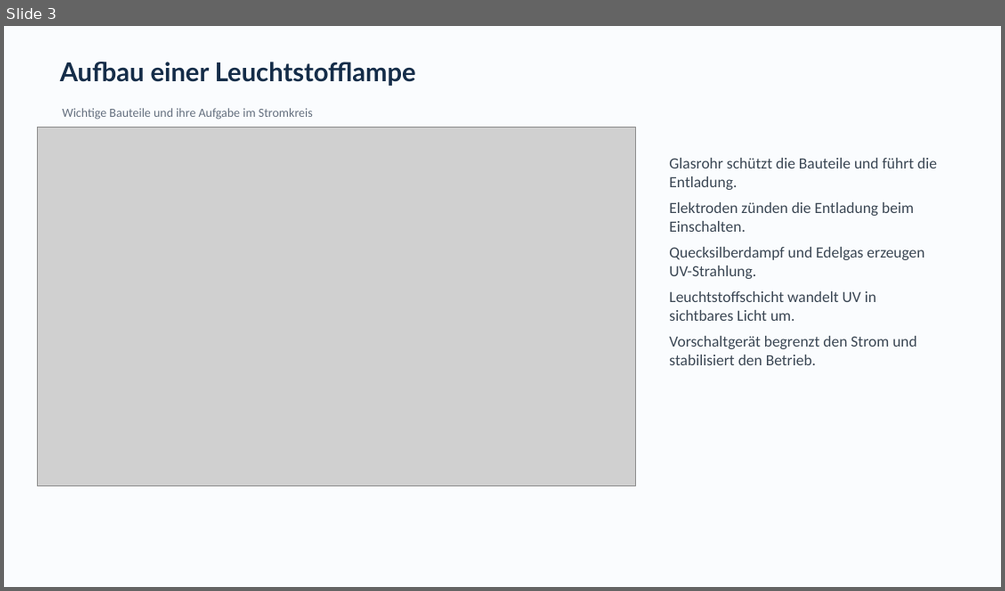
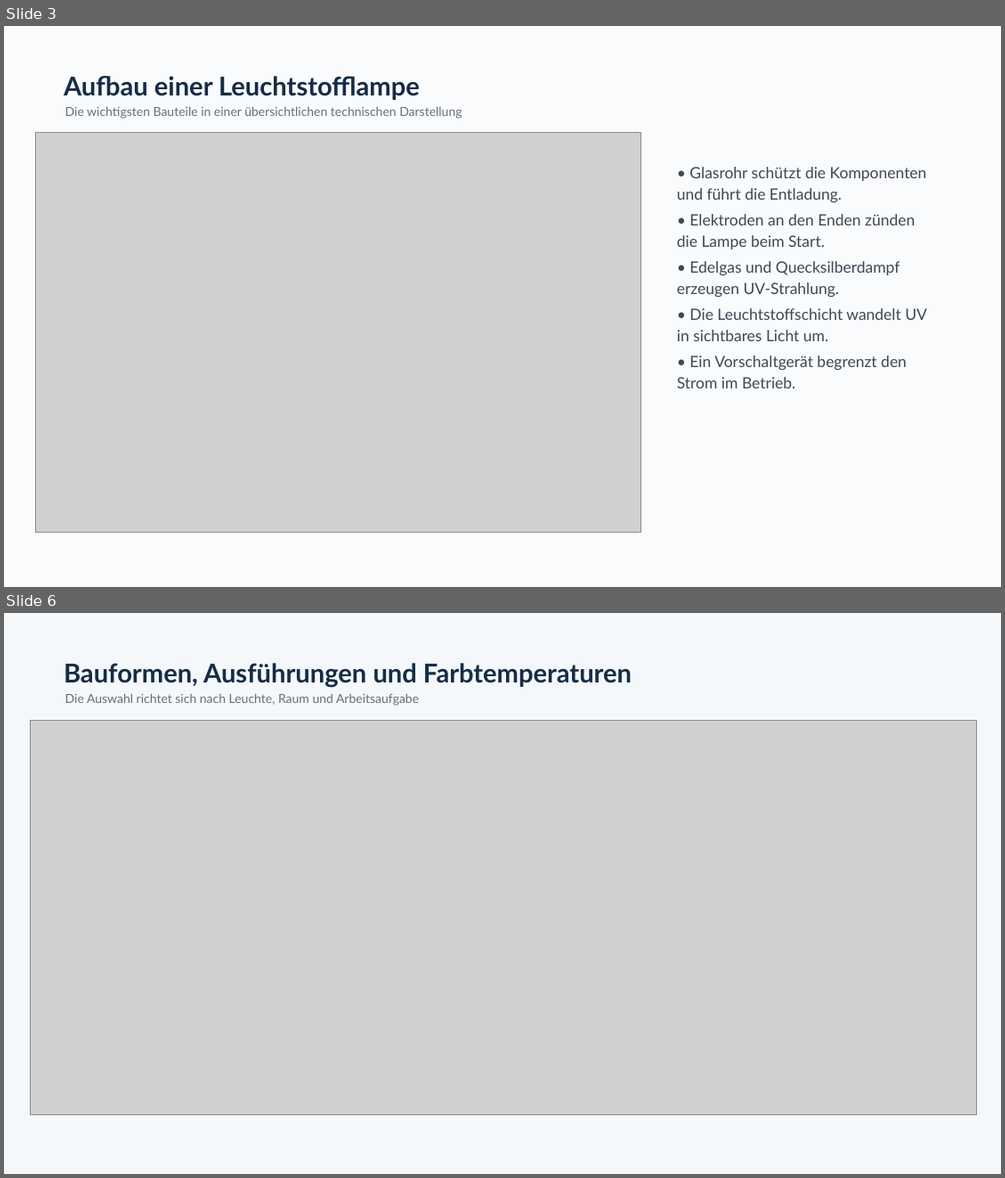
Before and after one commit to tom948899-jpg/Eulen-AGI-v1, a slide deck: Leuchtstofflampen_Praesentation.pptx. Shown one above the other, each under a label of ours: slide 3 before the commit, slides 3 and 6 after it; the slides between them are not shown. The pictures are 1005x591 and 1005x1178 pixels, drawn with LibreOffice and Linux fonts; fonts in the diff are those of the drawing; grey boxes stand for pictures. Boxes give left, top, right and bottom in pixels: in the first picture for what was removed or moved away, otherwise in the second. Text is boxed around its words. In the diff, an @@ line names an element or a change of style, - is before the commit and + after.

```diff
--- a/Leuchtstofflampen_Praesentation.pptx
+++ b/Leuchtstofflampen_Praesentation.pptx
@@ slide 6 added at [4, 613, 1001, 1174], background #F5F8FB @@
@@ text added at [64, 663, 631, 687], 25 pt, text #142C48, bold @@
+Bauformen, Ausführungen und Farbtemperaturen
@@ text added at [65, 693, 419, 706], 12 pt, text #63707C @@
+Die Auswahl richtet sich nach Leuchte, Raum und Arbeitsaufgabe
@@ picture added at [30, 720, 976, 1115] @@
@@ slide 3 changed as well @@
@@ background #FAFCFE to #F9FBFD @@
@@ text "Aufbau einer Leuchtstofflampe": place and size @@
-text "Aufbau einer Leuchtstofflampe" at [60, 62, 416, 86]
+text "Aufbau einer Leuchtstofflampe" at [64, 76, 420, 100]
@@ text "Aufbau einer Leuchtstofflampe" at [64, 76, 420, 100]: line spacing 1 to 1.2 @@
@@ picture: place and size @@
-picture at [38, 127, 636, 486]
+picture at [35, 132, 641, 532]
@@ text at [65, 106, 461, 119]: text changed; font Calibri to Lato; text colour #646F7E to #63707C @@
-Wichtige Bauteile und ihre Aufgabe im Stromkreis
+Die wichtigsten Bauteile in einer übersichtlichen technischen Darstellung
@@ text at [677, 167, 927, 388]: text changed; font Calibri to Lato; text colour #3A4653 to #3C4854 @@
-Glasrohr schützt die Bauteile und führt die Entladung.
-Elektroden zünden die Entladung beim Einschalten.
-Quecksilberdampf und Edelgas erzeugen UV-Strahlung.
-Leuchtstoffschicht wandelt UV in sichtbares Licht um.
-Vorschaltgerät begrenzt den Strom und stabilisiert den Betrieb.
+• Glasrohr schützt die Komponenten und führt die Entladung.
+• Elektroden an den Enden zünden die Lampe beim Start.
+• Edelgas und Quecksilberdampf erzeugen UV-Strahlung.
+• Die Leuchtstoffschicht wandelt UV in sichtbares Licht um.
+• Ein Vorschaltgerät begrenzt den Strom im Betrieb.
```
Also in this commit, not shown: 1 other slide changed, 7 other slides added, 8 slides removed.
